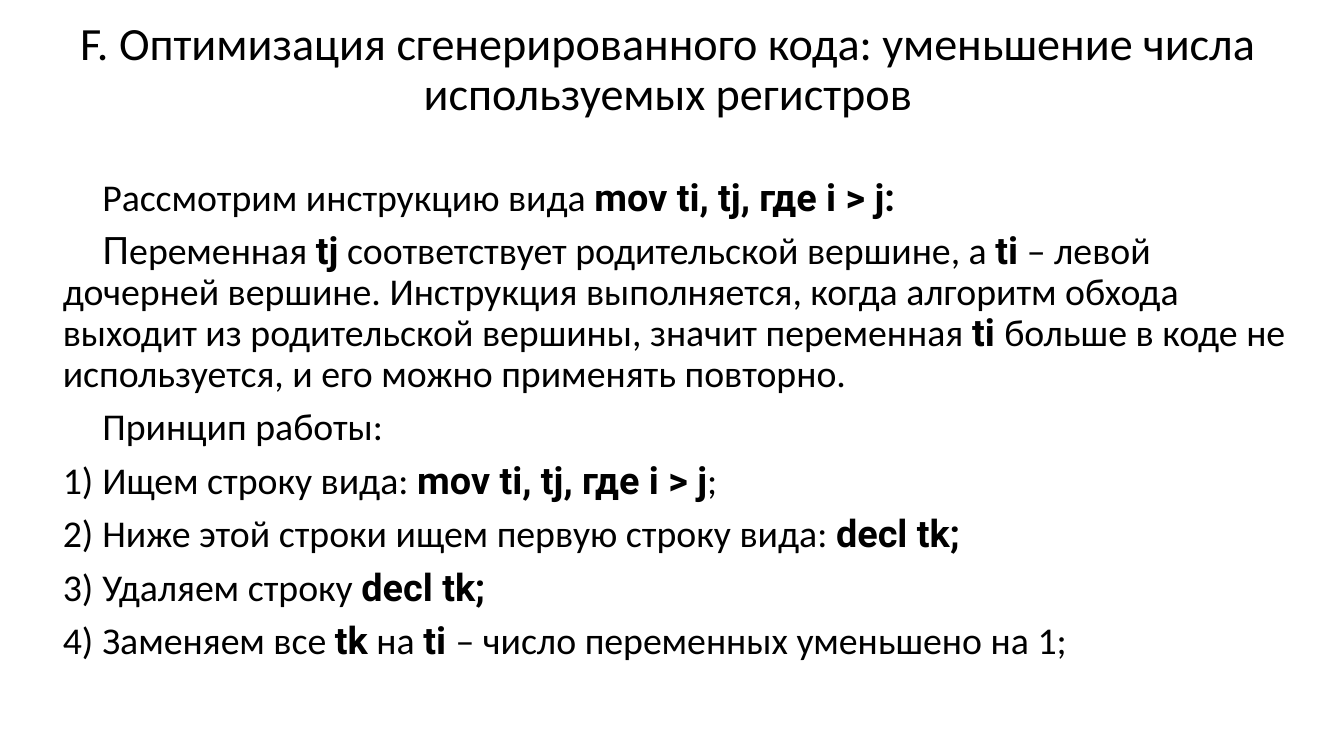
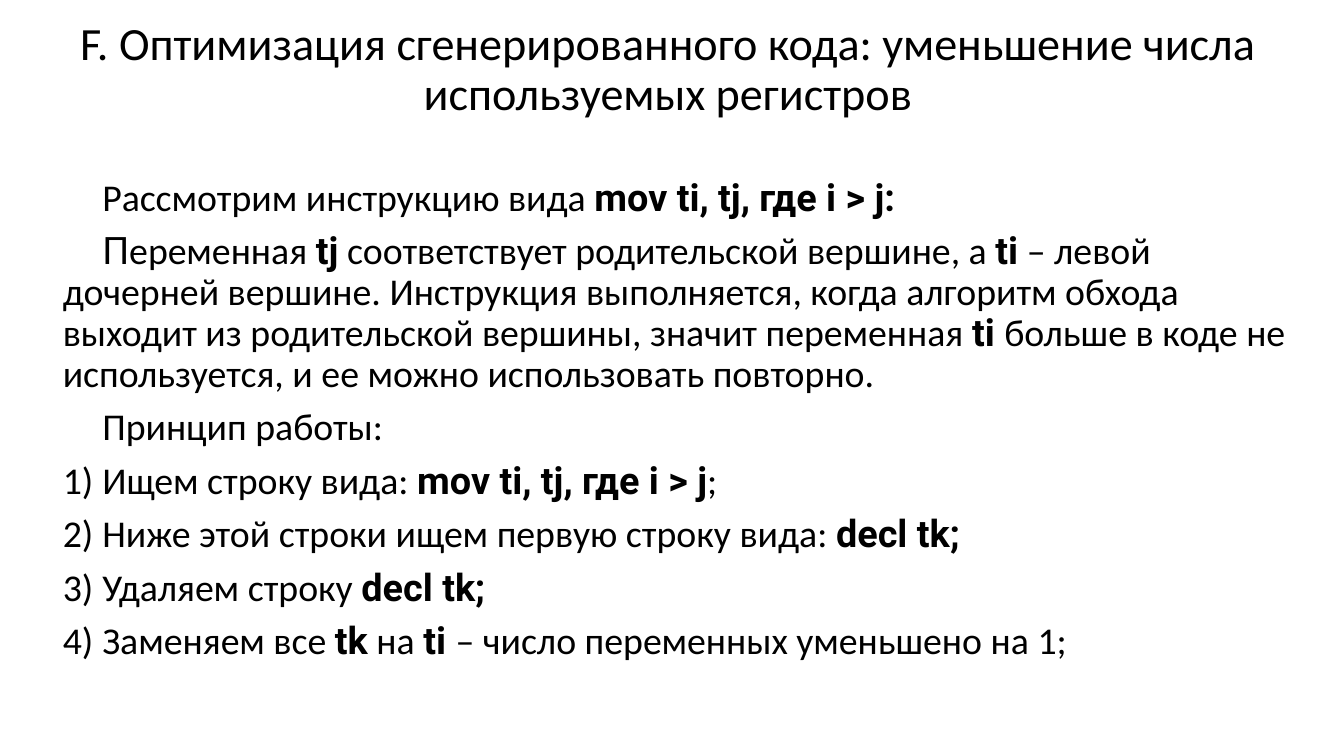
Before and after one commit to goddamnteam/korzun, a slide deck: slide 36 of task3.pptx. Drawn at 1344x756 pixels with LibreOffice and Linux fonts; fonts in the diff are those of the drawing. Boxes give left, top, right and bottom in pixels: in the first picture for what was removed or moved away, otherwise in the second. Text is boxed around its words. In the diff, an @@ line names an element or a change of style, - is before the commit and + after.

```diff
--- a/task3.pptx
+++ b/task3.pptx
@@ text at (63, 236, 1285, 393): text changed @@
-Переменная tj соответствует родительской вершине, а ti – левой дочерней вершине. Инструкция выполняется, когда алгоритм обхода выходит из родительской вершины, значит переменная ti больше в коде не используется, и его можно применять повторно.
+Переменная tj соответствует родительской вершине, а ti – левой дочерней вершине. Инструкция выполняется, когда алгоритм обхода выходит из родительской вершины, значит переменная ti больше в коде не используется, и ее можно использовать повторно.
```
Also in this commit, not shown: 2 other slides changed.
